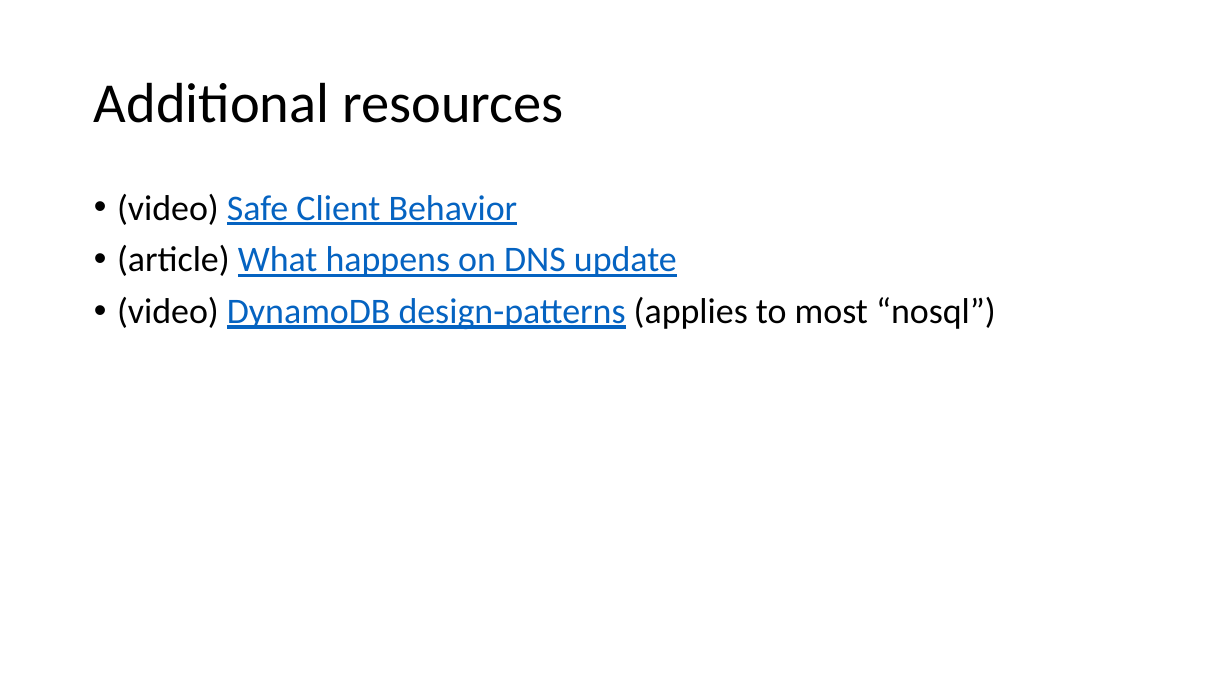
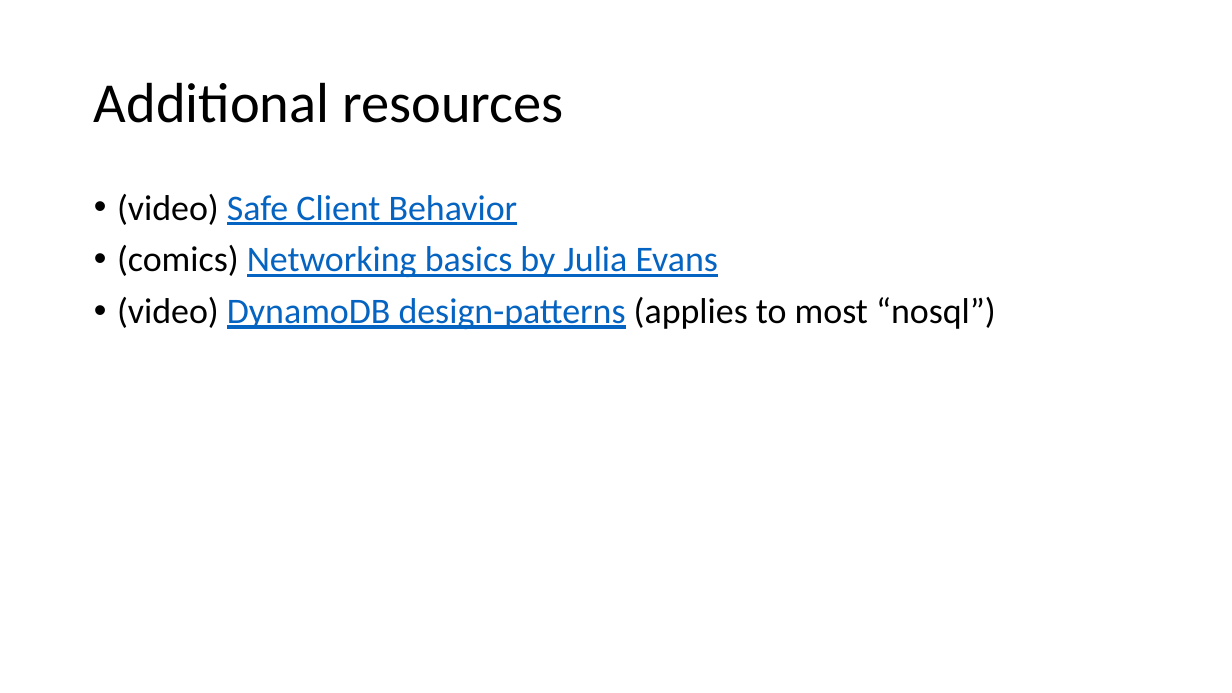
Before and after one commit to v1r7u/cloud_computing_old, a slide deck: slide 55 of presentations/03_Core_Services.pptx. Drawn at 1232x693 pixels with LibreOffice and Linux fonts; fonts in the diff are those of the drawing. Boxes give left, top, right and bottom in pixels: in the first picture for what was removed or moved away, otherwise in the second. Text is boxed around its words. In the diff, an @@ line names an element or a change of style, - is before the commit and + after.

```diff
--- a/presentations/03_Core_Services.pptx
+++ b/presentations/03_Core_Services.pptx
@@ text at <box>117,245,718,277</box>: text changed @@
-• (article) What happens on DNS update
+• (comics) Networking basics by Julia Evans
```
Also in this commit, not shown: 2 other slides changed, 4 other files.
